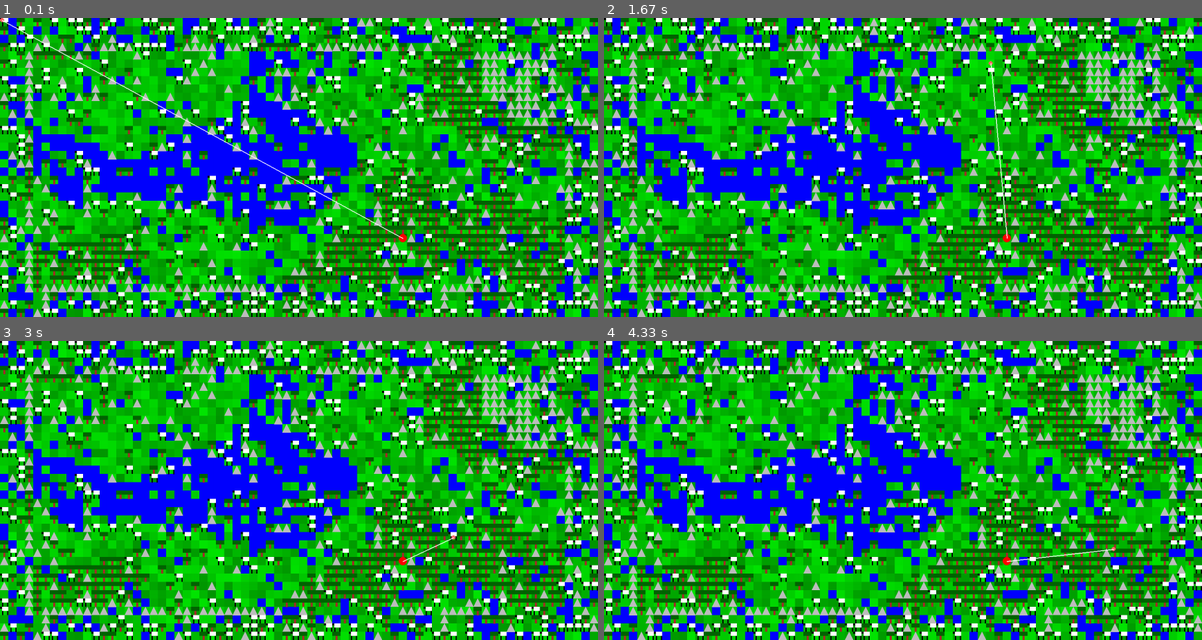
Above: before the commit, frames 1-4 (two rows, left to right).
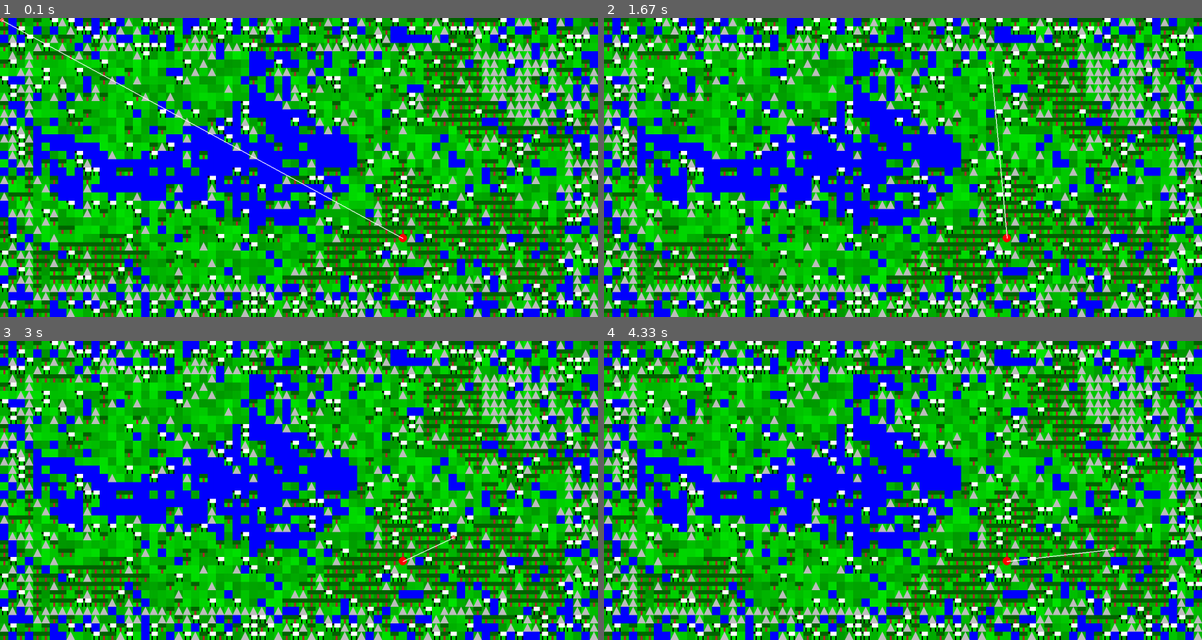
Above: after the commit, the same moments.

Repository: briankardon/GenesisIsland
Game: pygame game, started from genisis_island.py
Two runs of this game, one before a commit and one after it. Both use one fixed random seed, a clock stepped at 60 frames per second and the inputs below.
Inputs (mouse positions are in pixels of both pictures, inside the frame that each line leads up to):
- Up to frame 1 (0.1 s): no input
- Up to frame 2 (1.67 s): move the mouse to (879, 179) at 0.37 s; move the mouse to (759, 170) at 0.87 s; move the mouse to (992, 62) at 1.2 s
- Up to frame 3 (3 s): move the mouse to (310, 388) at 1.7 s; move the mouse to (304, 520) at 2.27 s; move the mouse to (454, 538) at 2.6 s
- Up to frame 4 (4.33 s): move the mouse to (1058, 463) at 3.03 s; move the mouse to (1118, 466) at 3.43 s; move the mouse to (1112, 550) at 4.1 s

The runs differ from the first frame. In frame 1, 28% of the frame differs, in the area x 0-100%, y 0-100%; in frame 2, 28%; in frame 3, 28%; in frame 4, 28%.

Commit message:
Integrated Tile class into map making/drawing code

Diff:
--- a/genisis_island.py
+++ b/genisis_island.py
@@ -22,9 +22,10 @@
     else:
         return do
 
-class Tile:
+class Tile(pygame.sprite.Sprite):
     size=20
-    def __init__(self, tile_coord=(0, 0), biome='plains', grass_color=None):
+    def __init__(self, *args, tile_coords=(0, 0), biome='plains', grass_color=None, **kwargs):
+        super().__init__(*args, **kwargs)
         self.biome = biome
         self.entities = []
         self.resources = []
@@ -33,11 +34,11 @@
             self.grass_color=randint(150,230)
         else:
             self.grass_color = grass_color
-        self.tile_coord = tile_coord
+        self.tile_coords = tile_coords
         self.update_image()
         self.update_rect()
 
-    def update_rect():
+    def update_rect(self):
         tile_coords = [*self.tile_coords, 1, 1]
         coords = [coord * Tile.size for coord in tile_coords]
         self.rect = pygame.Rect(*coords)
@@ -52,11 +53,11 @@
             # Draw grass background
             self.image.fill([0, self.grass_color, 0])
         if self.biome == 'mountains':
-            pygame.draw.polygon(self.image, 'gray', s,(s*0.5,0),(s,s),(0,s))
-        if board[bleh][bluh][1]=='trees':
+            pygame.draw.polygon(self.image, 'gray', ((0, s), (s*0.5,0),(s,s),(0,s)))
+        if self.biome == 'trees':
             pygame.draw.line(self.image,'brown',(s*0.5,s*0.5),(s*0.5,s),5)
             pygame.draw.rect(self.image,[0,100,0],(0,0,s,s*0.5))
-        if board[bleh][bluh][1]=='sheep':
+        if self.biome == 'sheep':
             pygame.draw.rect(self.image,'white',(s*0.25,0,s*3*0.25,s*0.5))
             pygame.draw.rect(self.image,'black',(0,0,s*0.25,s*0.25))
             pygame.draw.line(self.image,'black',(s*0.3,s*0.5),(s*0.3,s),3)
@@ -64,7 +65,8 @@
 
 
 screen=pygame.display.set_mode((width, height))
-board=[]
+board = []
+tiles = pygame.sprite.Group()
 first=1
 map=make_map((72,36), blur_size=3, max_value=1, integer=False)
 toisland=map
@@ -72,49 +74,23 @@
 for bleh in range(72):
     board.append([])
     for bluh in range(36):
-        dograss=4
+        dograss=1
         domountains=1
-        dotrees=2
-        dosheep=3
-        dowater=2
+        dotrees=1
+        dosheep=1
+        dowater=1
         if map[bleh,bluh]>0 and map[bleh,bluh]<0.25:
-            dograss=1
-            domountains=1
-            dotrees=1
-            dosheep=1
             dowater=10
         elif map[bleh,bluh]>0.25 and map[bleh,bluh]<0.5:
             dograss=10
-            domountains=1
-            dotrees=1
-            dosheep=1
-            dowater=1
         elif map[bleh,bluh]>0.5 and map[bleh,bluh]<0.75:
-            dograss=1
-            domountains=1
             dotrees=10
-            dosheep=1
-            dowater=1
         elif map[bleh,bluh]>0.75 and map[bleh,bluh]<1:
-            dograss=1
             domountains=10
-            dotrees=1
-            dosheep=1
-            dowater=1
-        ##try:
-        ##    if board[bleh][bluh-1]=='grass' or board[bleh][bluh+1]=='grass' or board[bleh+1][bluh]=='grass' or board[bleh-1][bluh]=='grass':
-        ##        dograss=(5+999999999999999999999999999999999999999999999999999*98999999999999999999999999*999999999999999999999999)
-        ##    if board[bleh][bluh-1]=='mountains' or board[bleh][bluh+1]=='mountains' or board[bleh+1][bluh]=='mountains' or board[bleh-1][bluh]=='mountains':
-        ##        domountains=(2+999999999999999999999999999999999999999999999999999*98999999999999999999999999*999999999999999999999999)
-        ##    if board[bleh][bluh-1]=='trees' or board[bleh][bluh+1]=='trees' or board[bleh+1][bluh]=='trees' or board[bleh-1][bluh]=='trees':
-        ##        dotrees=(3+999999999999999999999999999999999999999999999999999*98999999999999999999999999*999999999999999999999999)
-        ##    if board[bleh][bluh-1]=='sheep' or board[bleh][bluh+1]=='sheep' or board[bleh+1][bluh]=='sheep' or board[bleh-1][bluh]=='sheep':
-        ##        dosheep=(2+999999999999999999999999999999999999999999999999999*98999999999999999999999999*999999999999999999999999)
-        ##    if board[bleh][bluh-1]=='water' or board[bleh][bluh+1]=='water' or board[bleh+1][bluh]=='water' or board[bleh-1][bluh]=='water':
-        ##        dowater=(3+999999999999999999999999999999999999999999999999999*98999999999999999999999999*999999999999999999999999)
-        ##except IndexError:
-        ##    pass
-        board[bleh].append((randint(150,230),goodrand('choice',('grass',dograss),('mountains',domountains),('trees',dotrees),('sheep',dosheep),('water',dowater))))
+        biome = goodrand('choice',('grass',dograss),('mountains',domountains),('trees',dotrees),('sheep',dosheep),('water',dowater))
+        new_tile = Tile(tile_coords=(bleh, bluh), biome=biome)
+        board[bleh].append(new_tile)
+        tiles.add(new_tile)
 yx=randint(1,72)
 yy=randint(1,36)
 cool=0
@@ -227,20 +203,9 @@
     if key[pygame.K_x]:
         pygame.quit()
         sys.exit()
-    for bleh in range(len(board)):
-        for bluh in range(len(board[bleh])):
-            if board[bleh][bluh][1]!='water':
-                pygame.draw.rect(screen,[0,board[bleh][bluh][0],0],(bleh*20,bluh*20,20,20))
-            if board[bleh][bluh][1]=='mountains':
-                pygame.draw.polygon(screen, 'gray', ((bleh*20,(bluh*20)+20),((bleh*20)+10,bluh*20),((bleh*20)+20,(bluh*20)+20),(bleh*20,(bluh*20)+20)))
-            if board[bleh][bluh][1]=='trees':
-                pygame.draw.line(screen,'brown',((bleh*20)+10,(bluh*20)+10),((bleh*20)+10,(bluh*20)+20),5)
-                pygame.draw.rect(screen,[0,100,0],(bleh*20,bluh*20,20,10))
-            if board[bleh][bluh][1]=='sheep':
-                pygame.draw.rect(screen,'white',((bleh*20)+5,bluh*20,15,10))
-                pygame.draw.rect(screen,'black',(bleh*20,bluh*20,5,5))
-                pygame.draw.line(screen,'black',(bleh*20+6,bluh*20+10),(bleh*20+6,bluh*20+20),3)
-                pygame.draw.line(screen,'black',(bleh*20+18,bluh*20+10),(bleh*20+18,bluh*20+20),3)
+
+    tiles.draw(screen)
+
     pygame.draw.circle(screen,[255,100,100],(x,y),5)
     pygame.draw.circle(screen,'red',(yx*20-10,yy*20-10),10)
     pygame.draw.line(screen,'white',(yx*20-10,yy*20-10),(x,y),2)
